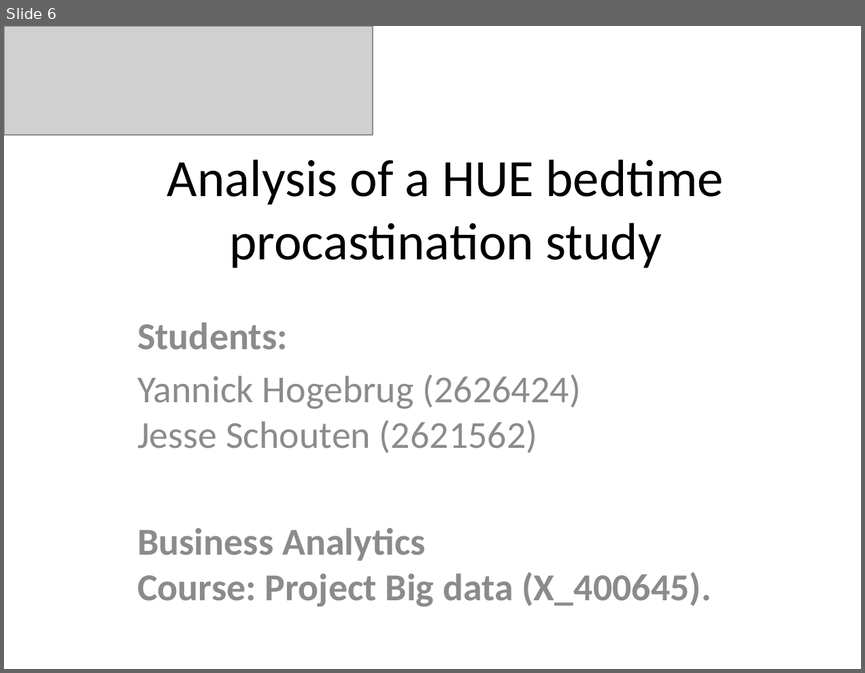
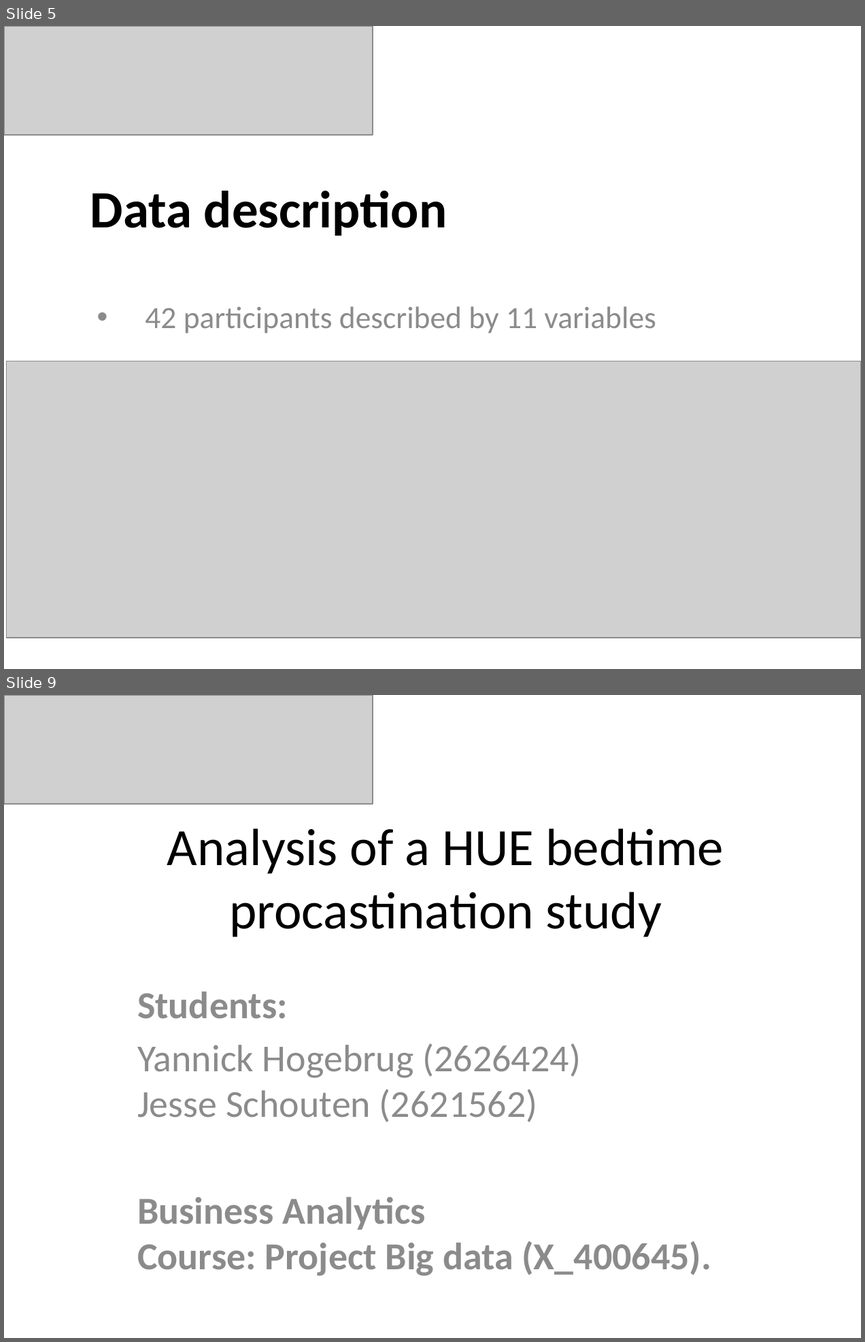
Before and after one commit to JesseSchouten/Project_Big_Data, a slide deck: Report/Presentation.pptx. Shown one above the other, each under a label of ours: slide 6 before the commit, slides 5 and 9 after it; the slides between them are not shown. The pictures are 865x673 and 865x1342 pixels, drawn with LibreOffice and Linux fonts; fonts in the diff are those of the drawing; grey boxes stand for pictures. Boxes give left, top, right and bottom in pixels: in the first picture for what was removed or moved away, otherwise in the second. Text is boxed around its words. In the diff, an @@ line names an element or a change of style, - is before the commit and + after.

```diff
--- a/Report/Presentation.pptx
+++ b/Report/Presentation.pptx
@@ slide 5 added at bbox=[4, 26, 861, 669], background #FFFFFF @@
@@ picture added at bbox=[4, 26, 373, 135] @@
@@ title added at bbox=[90, 191, 447, 235], 44 pt, text #000000, bold @@
+Data description
@@ subtitle added at bbox=[145, 306, 655, 333], 26 pt, text #8C8C8C @@
+• 42 participants described by 11 variables
@@ picture added at bbox=[7, 361, 861, 638] @@
@@ what was slide 6 is now slide 9 @@
```
Also in this commit, not shown: 4 slides changed, 3 other slides added, 1 slide removed, 3 other files.
